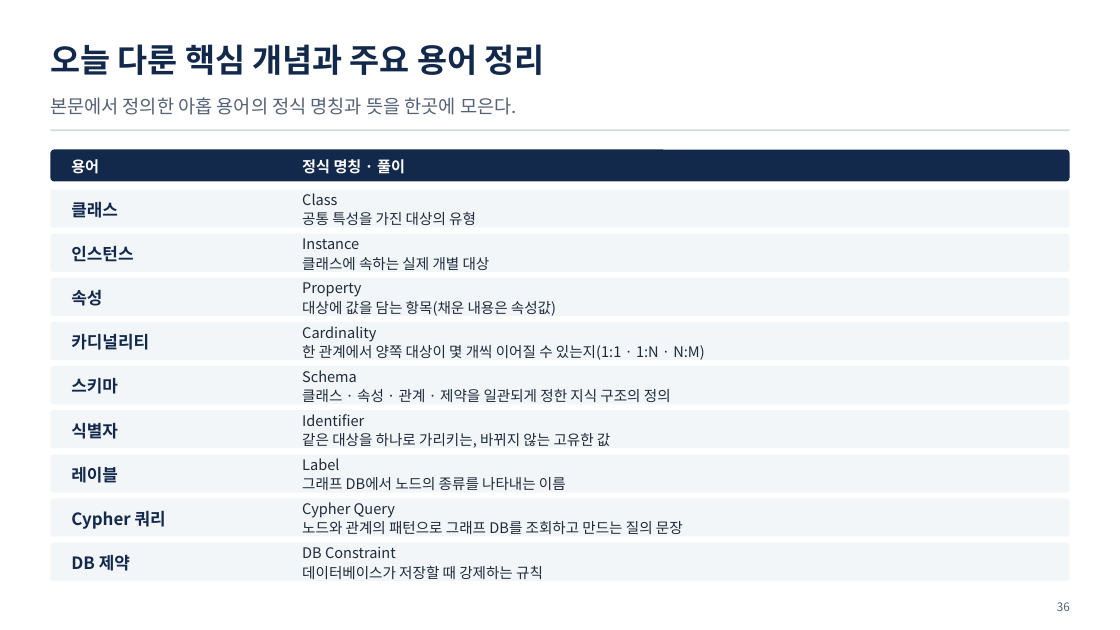
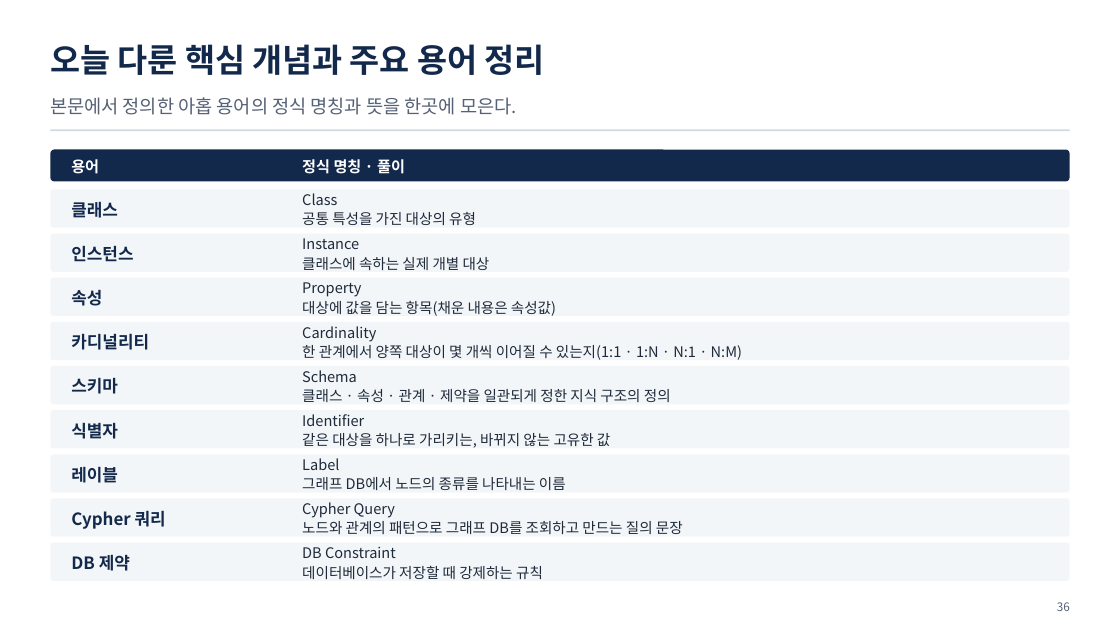
Before and after one commit to uengine-oss/hyd-iot-edu, a slide deck: slide 36 of workspace/강의제작/산출물/통합반/이론_오프라인/02회차/통합반_오프라인_02회차.pptx. Drawn at 1120x630 pixels with LibreOffice and Linux fonts; fonts in the diff are those of the drawing. Boxes give left, top, right and bottom in pixels: in the first picture for what was removed or moved away, otherwise in the second. Text is boxed around its words. In the diff, an @@ line names an element or a change of style, - is before the commit and + after.

```diff
--- a/workspace/강의제작/산출물/통합반/이론_오프라인/02회차/통합반_오프라인_02회차.pptx
+++ b/workspace/강의제작/산출물/통합반/이론_오프라인/02회차/통합반_오프라인_02회차.pptx
@@ text at bbox=[302, 345, 742, 360]: text changed @@
-한 관계에서 양쪽 대상이 몇 개씩 이어질 수 있는지(1:1 · 1:N · N:M)
+한 관계에서 양쪽 대상이 몇 개씩 이어질 수 있는지(1:1 · 1:N · N:1 · N:M)
```
Also in this commit, not shown: 2 other slides changed, 9 other files.
